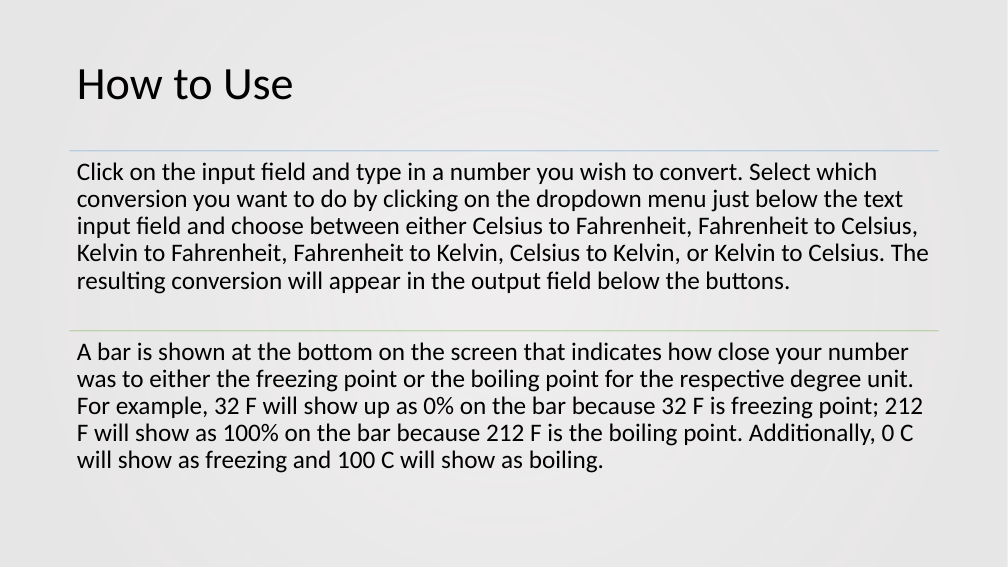
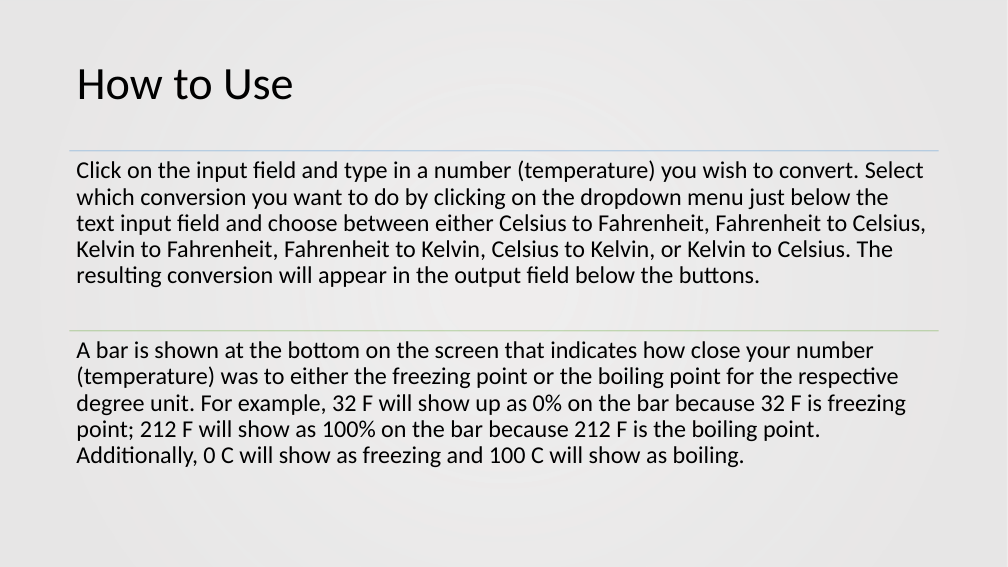
Before and after one commit to acn1008/ProjectComp730, a slide deck: slide 4 of Final Project.pptx (slide 3 before the commit). Drawn at 1008x567 pixels with LibreOffice and Linux fonts; fonts in the diff are those of the drawing; background and template pictures are left out. Boxes give left, top, right and bottom in pixels: in the first picture for what was removed or moved away, otherwise in the second. Text is boxed around its words. In the diff, an @@ line names an element or a change of style, - is before the commit and + after.

```diff
--- a/Final Project.pptx
+++ b/Final Project.pptx
@@ text at [76,160,927,287]: text changed; size 24 to 23 pt @@
-Click on the input field and type in a number you wish to convert. Select which conversion you want to do by clicking on the dropdown menu just below the text input field and choose between either Celsius to Fahrenheit, Fahrenheit to Celsius, Kelvin to Fahrenheit, Fahrenheit to Kelvin, Celsius to Kelvin, or Kelvin to Celsius. The resulting conversion will appear in the output field below the buttons.
+Click on the input field and type in a number (temperature) you wish to convert. Select which conversion you want to do by clicking on the dropdown menu just below the text input field and choose between either Celsius to Fahrenheit, Fahrenheit to Celsius, Kelvin to Fahrenheit, Fahrenheit to Kelvin, Celsius to Kelvin, or Kelvin to Celsius. The resulting conversion will appear in the output field below the buttons.
@@ text at [76,341,906,467]: text changed; size 24 to 23 pt @@
-A bar is shown at the bottom on the screen that indicates how close your number was to either the freezing point or the boiling point for the respective degree unit. For example, 32 F will show up as 0% on the bar because 32 F is freezing point; 212 F will show as 100% on the bar because 212 F is the boiling point. Additionally, 0 C will show as freezing and 100 C will show as boiling.
+A bar is shown at the bottom on the screen that indicates how close your number (temperature) was to either the freezing point or the boiling point for the respective degree unit. For example, 32 F will show up as 0% on the bar because 32 F is freezing point; 212 F will show as 100% on the bar because 212 F is the boiling point. Additionally, 0 C will show as freezing and 100 C will show as boiling.
```
Also in this commit, not shown: 3 other slides changed, 1 slide added.
